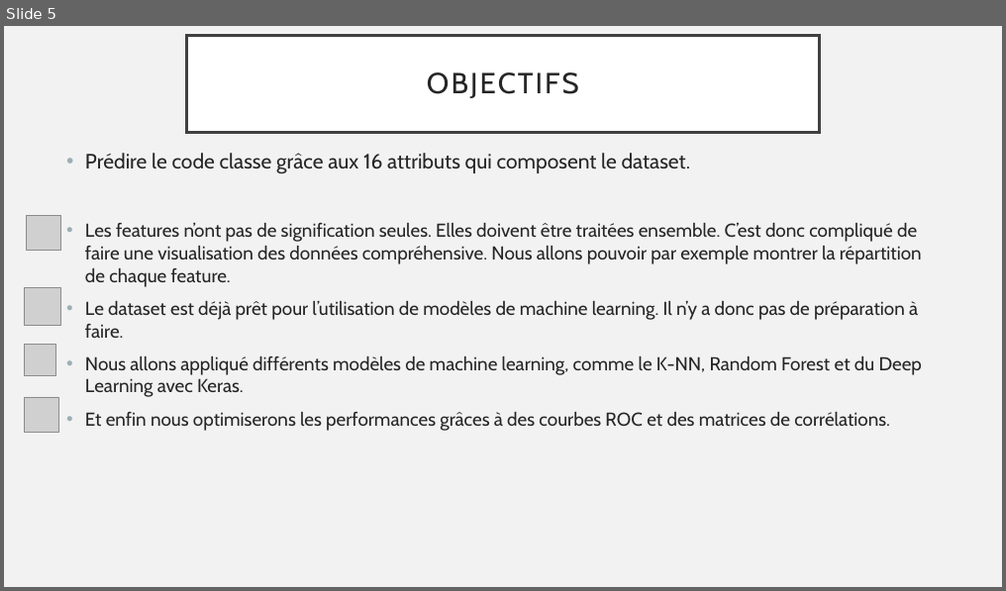
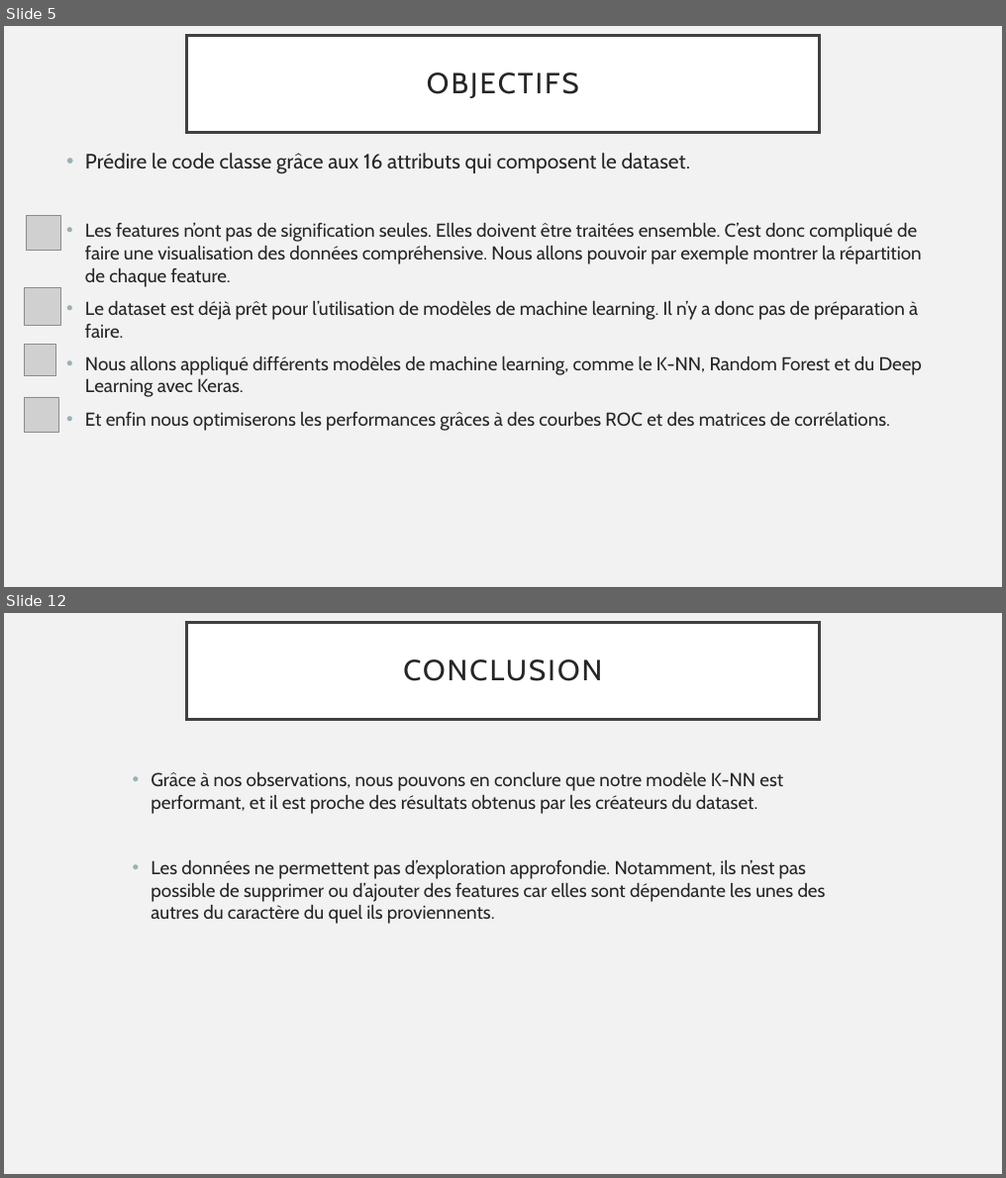
Before and after one commit to theofournier/python-for-data-analysis, a slide deck: Python for data analysis.pptx. Shown one above the other, each under a label of ours: slide 5 before the commit, slides 5 and 12 after it; the slides between them are not shown. The pictures are 1006x591 and 1006x1178 pixels, drawn with LibreOffice and Linux fonts; fonts in the diff are those of the drawing; grey boxes stand for pictures. Boxes give left, top, right and bottom in pixels: in the first picture for what was removed or moved away, otherwise in the second. Text is boxed around its words. In the diff, an @@ line names an element or a change of style, - is before the commit and + after.

```diff
--- a/Python for data analysis.pptx
+++ b/Python for data analysis.pptx
@@ slide 12 added at bbox=[4, 613, 1002, 1174], background #F2F2F2 @@
@@ title added at bbox=[187, 623, 819, 720], fill #FFFFFF, outline #404040 2.5 pt, 28 pt, text #262626 @@
+CONCLUSION
@@ text added at bbox=[151, 772, 826, 924], 18 pt, text #262626 @@
+• Grâce à nos observations, nous pouvons en conclure que notre modèle K-NN est performant, et il est proche des résultats obtenus par les créateurs du dataset.
+• Les données ne permettent pas d’exploration approfondie. Notamment, ils n’est pas possible de supprimer ou d’ajouter des features car elles sont dépendante les unes des autres du caractère du quel ils proviennents.
```
Also in this commit, not shown: 6 other slides added, 6 other files.
